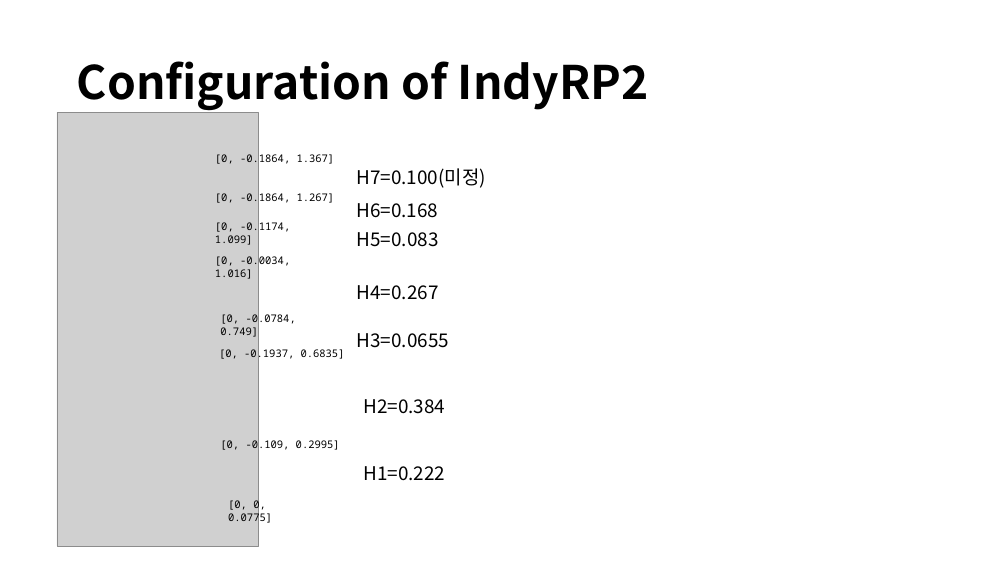
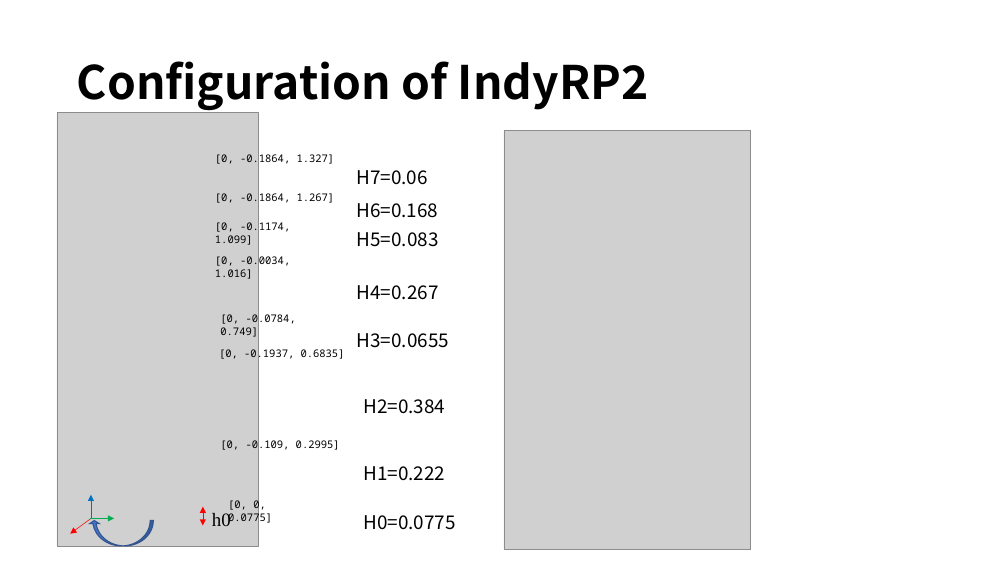
Before and after one commit to juwoan0601/mech639_pybullet, a slide deck: slide 4 of MECH639.pptx (slide 3 before the commit). Drawn at 1008x567 pixels with LibreOffice and Linux fonts; fonts in the diff are those of the drawing; grey boxes stand for pictures. Boxes give left, top, right and bottom in pixels: in the first picture for what was removed or moved away, otherwise in the second. Text is boxed around its words. In the diff, an @@ line names an element or a change of style, - is before the commit and + after.

```diff
--- a/MECH639.pptx
+++ b/MECH639.pptx
@@ picture added at <box>504,130,750,550</box> @@
@@ text at <box>215,152,335,165</box>: text changed @@
-[0, -0.1864, 1.367]
+[0, -0.1864, 1.327]
@@ text at <box>356,170,427,185</box>: text changed @@
-H7=0.100(미정)
+H7=0.06
@@ arrow added from (91, 519) to (91, 495), #0070C0 0.5 pt @@
@@ double arrow added from (203, 507) to (203, 526), #FF0000 0.5 pt @@
@@ arrow added from (91, 519) to (70, 534), #FF0000 0.5 pt @@
@@ curved down arrow added at <box>89,520,153,546</box>, fill #4472C4, outline #325491 1 pt @@
@@ arrow added from (90, 519) to (114, 519), #00B050 0.5 pt @@
@@ text added at <box>212,513,231,526</box>, 18 pt, text #000000 @@
+h0
@@ text added at <box>364,515,456,530</box>, 18 pt, text #000000 @@
+H0=0.0775
```
Also in this commit, not shown: 1 slide added, 16 other files.
